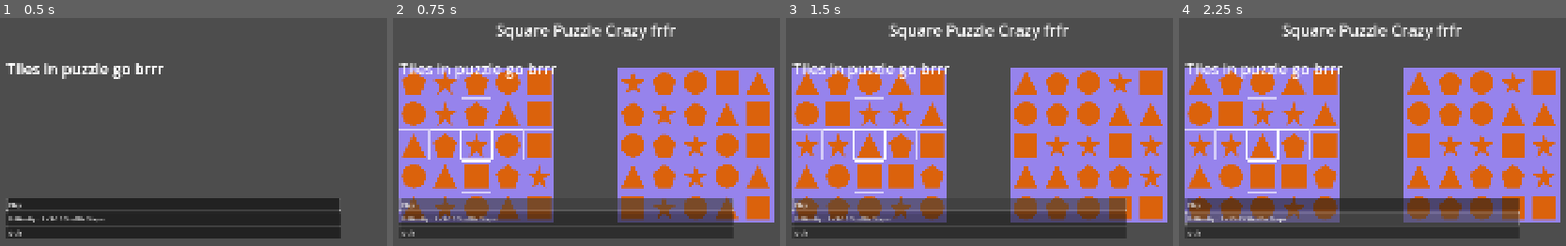
Above: before the commit, frames 1-4 (left to right).
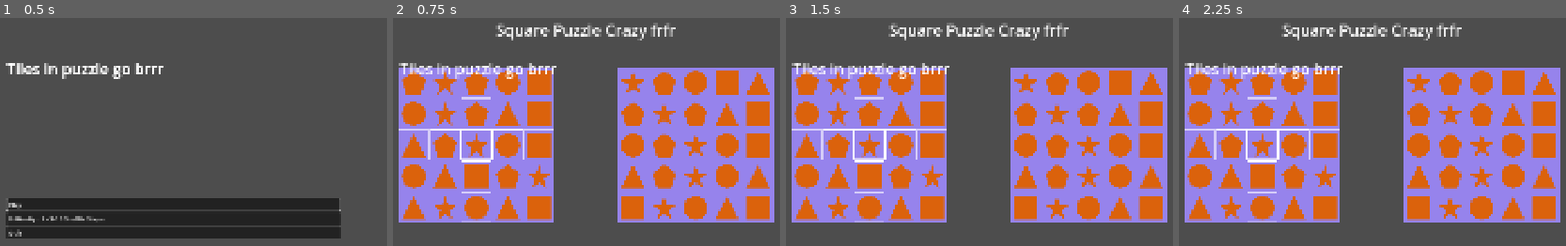
Above: after the commit, the same moments.

Repository: V3NCO/Arcade-Puzzle
Game: Godot game, scene res://Scenes/SceneManager.tscn
The game is run twice, just before and just after one commit, with the same random seed, the same clock (stepped at 60 frames per second) and the same inputs.
Inputs (mouse positions are in pixels of both pictures, inside the frame that each line leads up to):
- Up to frame 1 (0.5 s): no input
- Up to frame 2 (0.75 s): click "Play" at 0.5 s
- Up to frame 3 (1.5 s): click (960, 204) at 1.25 s, where only the run before the commit has a clickable "Play"
- Up to frame 4 (2.25 s): click (1353, 218) at 2 s, where only the run before the commit has a clickable "Difficulty : 1 - 3-15 Shuffle…"

Frame 1 is identical in both runs. In frame 2, 14% of the frame differs, in the area x 1-89%, y 79-97%; in frame 3, 22%, in the area x 1-98%, y 23-97%; in frame 4, 21%.

Commit message:
Unbreak stuff

Diff:
--- a/Scripts/menu.gd
+++ b/Scripts/menu.gd
@@ -27,8 +27,9 @@
 
 
 func _on_play_button_pressed() -> void:
-	SceneManager.scene_switch("res://Scenes/Ingame_Menu.tscn" ,difficulty)
-
+	SceneManager.scene_switch("res://Scenes/Ingame_Menu.tscn", difficulty, true)
+	# Only do this if your SceneManager isn't using change_scene_to_file right away.
+	queue_free()
 
 func _quit_button() -> void:
 	get_tree().quit()
--- a/Scripts/scene_manager.gd
+++ b/Scripts/scene_manager.gd
@@ -1,18 +1,26 @@
-extends Node2D
+extends Node
 
-var current_scene_instance = null
+var current_screen: Node = null
 
 func _ready() -> void:
-	scene_switch("res://Scenes/Menu.tscn", 1)
+	scene_switch("res://Scenes/Menu.tscn", 1, false)
 
-func scene_switch(scene, difficulty: int):
-	if current_scene_instance != null:
-		current_scene_instance.queue_free()
+func scene_switch(path: String, difficulty: int, pass_diff: bool) -> void:
+	# Remove previous screen if any
+	if is_instance_valid(current_screen):
+		current_screen.queue_free()
+		current_screen = null
 
-	var new_scene = load(scene)
-	current_scene_instance = new_scene.instantiate()
+	# Load and add the new screen
+	var packed := load(path)
+	if packed == null:
+		push_error("SceneManager: Failed to load %s" % path)
+		return
 
-	if scene == "res://Scenes/Ingame_Menu.tscn":
-		current_scene_instance.difficulty = difficulty
+	current_screen = packed.instantiate()
+	if pass_diff:
+		print(difficulty)
+		current_screen.difficulty = difficulty
+	add_child(current_screen)
 
-	add_child(current_scene_instance)
+	# Pass data to the new scene (Ingame_Menu.gd defines `var difficulty = 1`, so this is safe)
Not shown, added: godottest.zip
